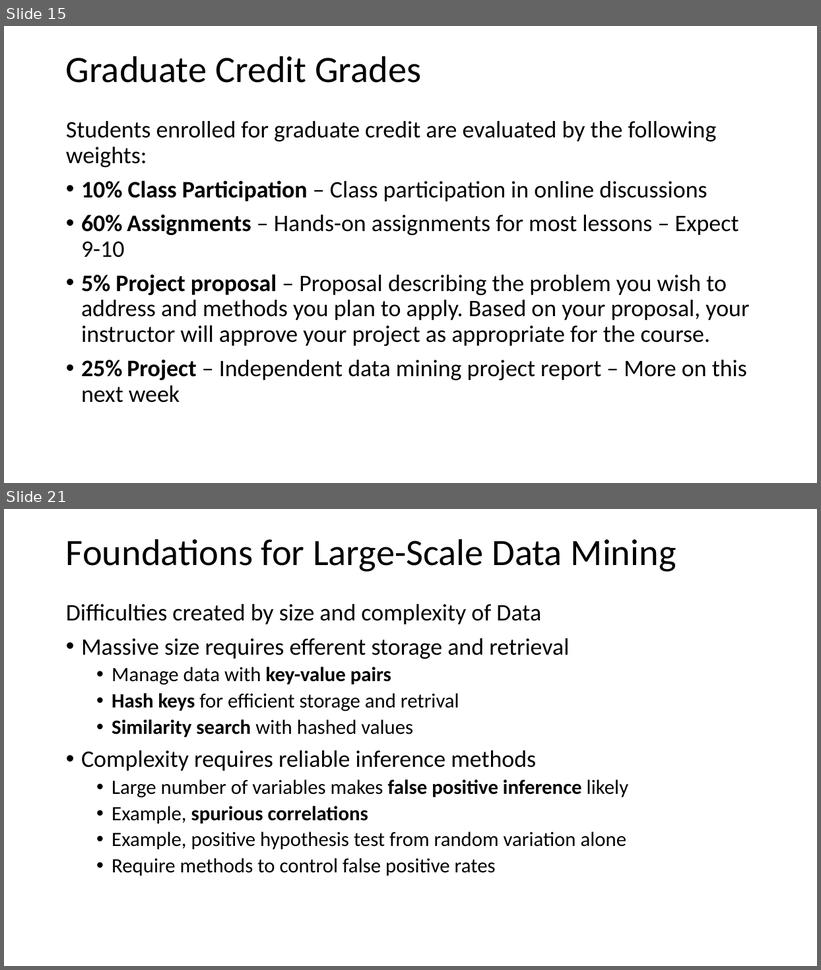
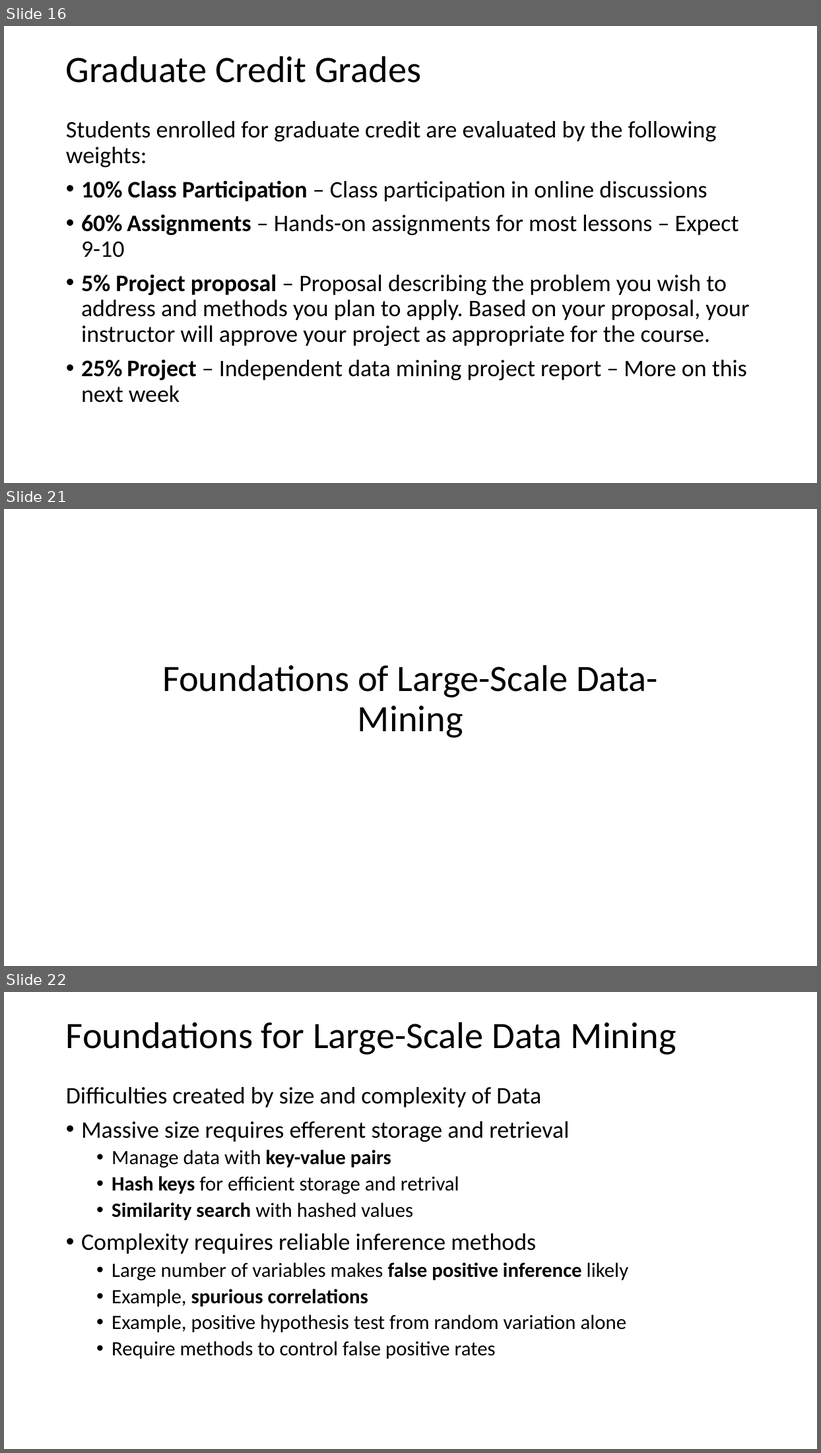
Before and after one commit to StephenElston/CSCI-E-108, a slide deck: slides/1_Introduction.pptx. Shown one above the other, each under a label of ours: slides 15 and 21 before the commit, slides 16, 21 and 22 after it; the slides between them are not shown. The pictures are 821x970 and 821x1453 pixels, drawn with LibreOffice and Linux fonts; fonts in the diff are those of the drawing. Boxes give left, top, right and bottom in pixels: in the first picture for what was removed or moved away, otherwise in the second. Text is boxed around its words. In the diff, an @@ line names an element or a change of style, - is before the commit and + after.

```diff
--- a/slides/1_Introduction.pptx
+++ b/slides/1_Introduction.pptx
@@ slide 21 added at (4,509,817,966), background #FFFFFF @@
@@ title added at (162,665,658,738), 44 pt, text #000000 @@
+Foundations of Large-Scale Data-Mining
@@ what was slide 15 is now slide 16 @@
@@ what was slide 21 is now slide 22 @@
```
Also in this commit, not shown: 18 slides changed, 1 other slide added.
